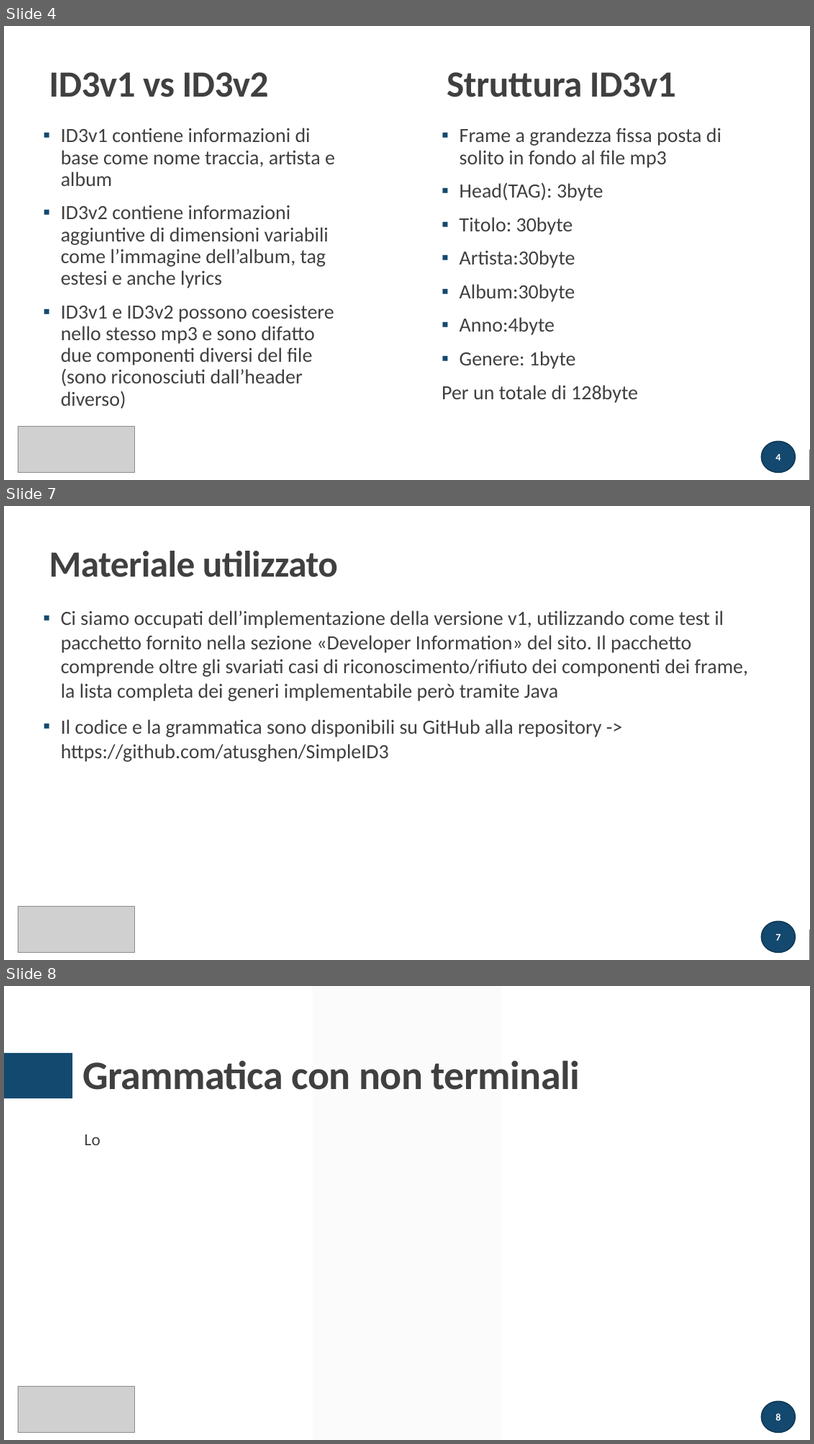
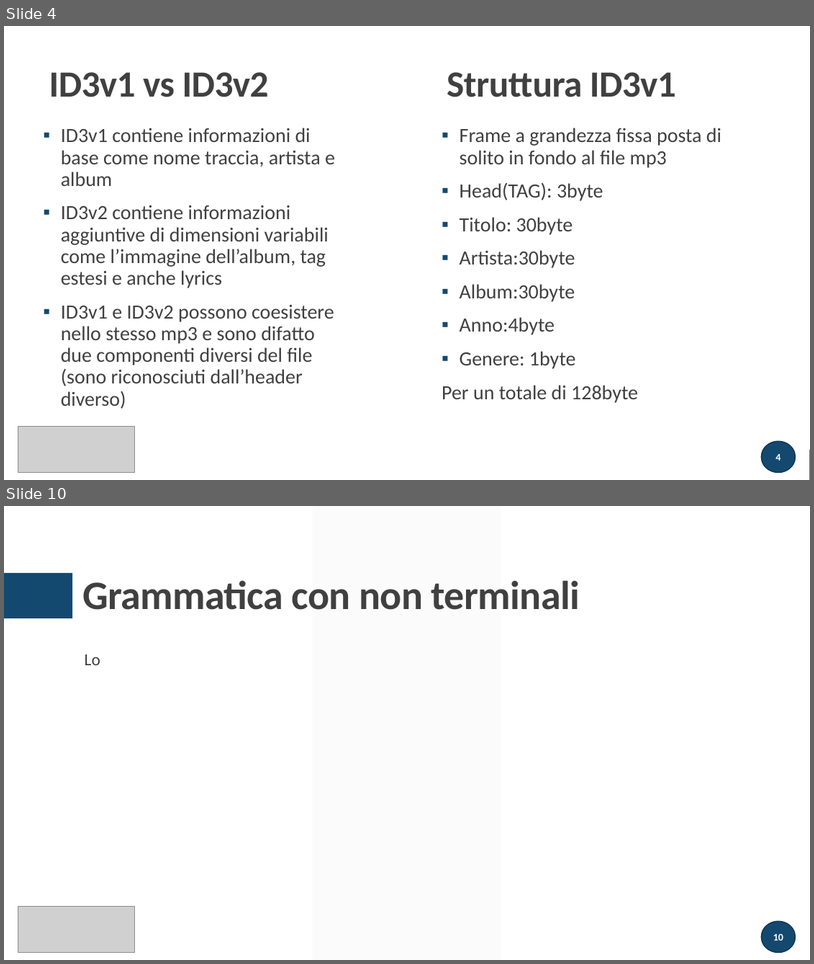
Before and after one commit to atusghen/SimpleID3, a slide deck: presentazione.pptx. Shown one above the other, each under a label of ours: slides 4, 7 and 8 before the commit, slides 4 and 10 after it; the slides between them are not shown. The pictures are 814x1444 and 814x964 pixels, drawn with LibreOffice and Linux fonts; fonts in the diff are those of the drawing; grey boxes stand for pictures. Boxes give left, top, right and bottom in pixels: in the first picture for what was removed or moved away, otherwise in the second. Text is boxed around its words. In the diff, an @@ line names an element or a change of style, - is before the commit and + after.

```diff
--- a/presentazione.pptx
+++ b/presentazione.pptx
@@ slide 7 removed at box(4, 506, 810, 960), background #FFFFFF; not listed: 1 template element that a slide beside it also shows @@
@@ rectangle removed at box(4, 506, 810, 960) @@
@@ title removed at box(49, 551, 338, 577) @@
-Materiale utilizzato
@@ text removed at box(61, 610, 748, 762) @@
-▪ Ci siamo occupati dell’implementazione della versione v1, utilizzando come test il pacchetto fornito nella sezione «Developer Information» del sito. Il pacchetto comprende oltre gli svariati casi di riconoscimento/rifiuto dei componenti dei frame, la lista completa dei generi implementabile però tramite Java
-▪ Il codice e la grammatica sono disponibili su GitHub alla repository -> https://github.com/atusghen/SimpleID3
@@ rectangle removed at box(44, 670, 239, 700) @@
@@ line removed from (44, 680) to (231, 680) @@
@@ picture removed at box(18, 906, 135, 952) @@
@@ rectangle removed at box(4, 929, 810, 960) @@
@@ page number removed at box(762, 921, 796, 952) @@
-7
@@ what was slide 8 is now slide 10 @@
@@ page number at box(774, 934, 784, 940): text changed @@
-8
+10
```
Also in this commit, not shown: 4 slides changed, 4 slides added, 5 other slides removed, 4 other files.
